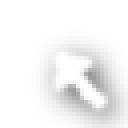
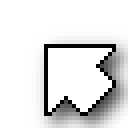
Layered file, before and after one edit (128×128). Changes by layer:
added layer "Cursor" above "Drop Shadow" over bbox(44, 44, 116, 116)
added layer "Drop Shadow" (80%) above "OLD_Cursor" over bbox(36, 32, 128, 128)
renamed "Background" to "OLD_Cursor", hid it over bbox(48, 44, 112, 116)
renamed "Drop Shadow" to "OLD_Drop Shadow", hid it over bbox(36, 32, 128, 128)
